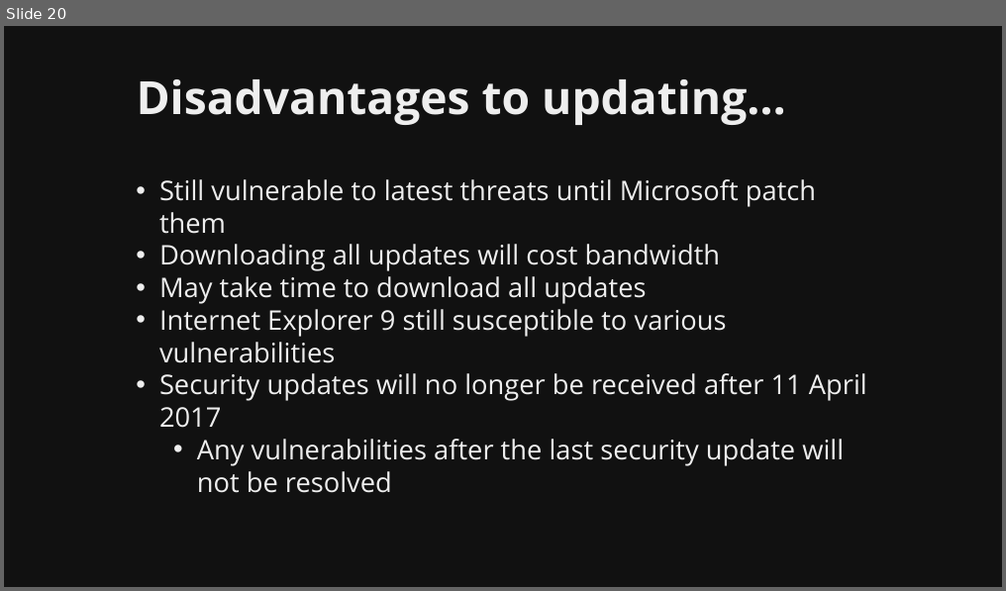
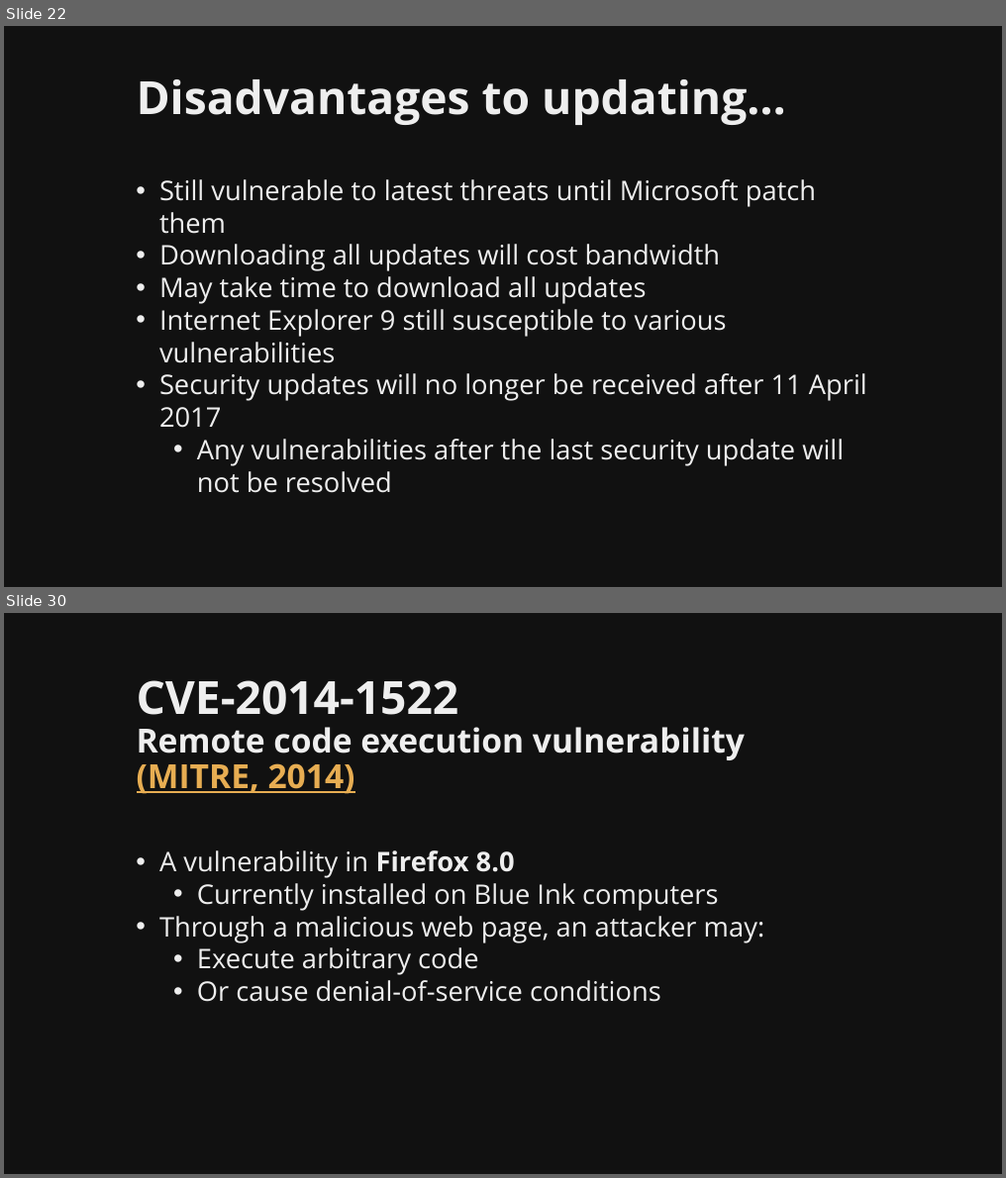
Before and after one commit to martymcflywa/ecu, a slide deck: year_1/sem_2/CSI1101_computer_security/0b_assignment_2_[22MAY15_0900]/dev/CSI1101_PONCE_A2_v01.pptx. Shown one above the other, each under a label of ours: slide 20 before the commit, slides 22 and 30 after it; the slides between them are not shown. The pictures are 1006x591 and 1006x1178 pixels, drawn with LibreOffice and Linux fonts; fonts in the diff are those of the drawing. Boxes give left, top, right and bottom in pixels: in the first picture for what was removed or moved away, otherwise in the second. Text is boxed around its words. In the diff, an @@ line names an element or a change of style, - is before the commit and + after.

```diff
--- a/year_1/sem_2/CSI1101_computer_security/0b_assignment_2_[22MAY15_0900]/dev/CSI1101_PONCE_A2_v01.pptx
+++ b/year_1/sem_2/CSI1101_computer_security/0b_assignment_2_[22MAY15_0900]/dev/CSI1101_PONCE_A2_v01.pptx
@@ slide 30 added at (4, 613, 1002, 1174), background #111111 @@
@@ title added at (137, 680, 745, 794), 32 pt, text #EEEEEE, bold @@
+CVE-2014-1522
+Remote code execution vulnerability (MITRE, 2014)
@@ text added at (159, 851, 765, 1002), 26 pt, text #EEEEEE @@
+• A vulnerability in Firefox 8.0
+  • Currently installed on Blue Ink computers
+• Through a malicious web page, an attacker may:
+  • Execute arbitrary code
+  • Or cause denial-of-service conditions
@@ what was slide 20 is now slide 22 @@
```
Also in this commit, not shown: 6 slides changed, 15 other slides added, 3 other files.
